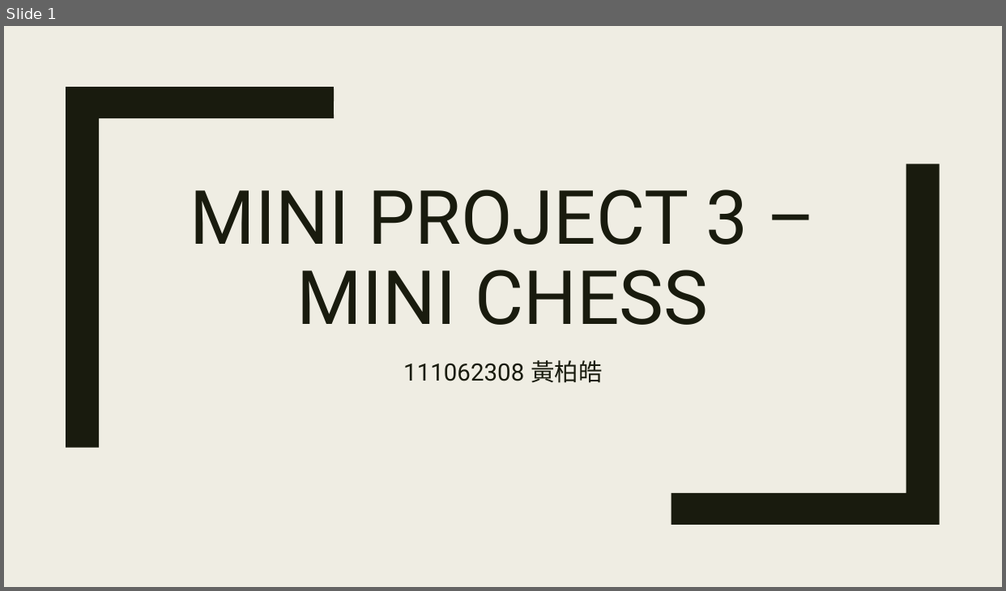
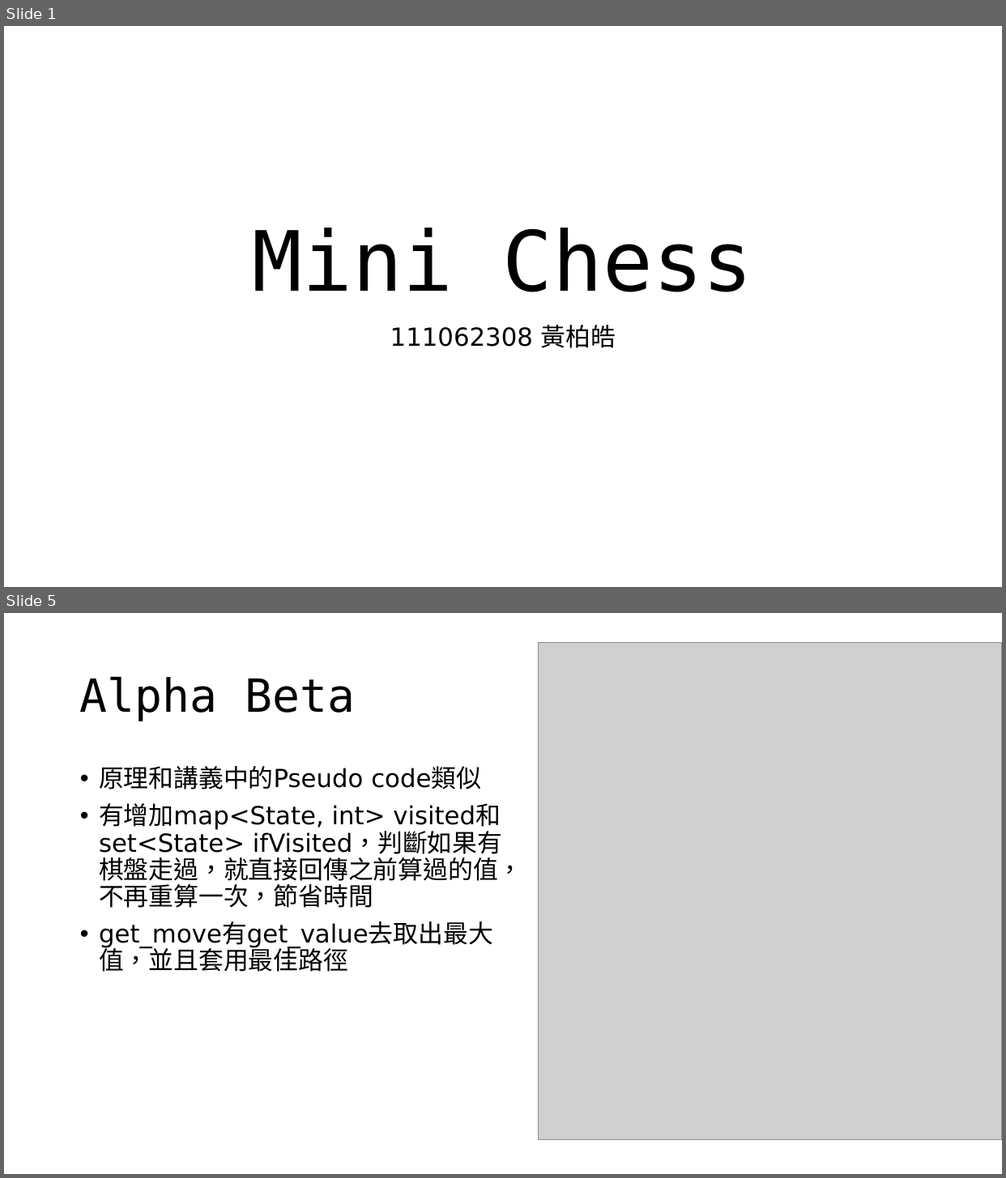
Before and after one commit to roywatermelon11370/Mini-project-3-Mini-chess, a slide deck: document/Report.pptx. Shown one above the other, each under a label of ours: slide 1 before the commit, slides 1 and 5 after it; the slides between them are not shown. The pictures are 1006x591 and 1006x1178 pixels, drawn with LibreOffice and Linux fonts; fonts in the diff are those of the drawing; grey boxes stand for pictures. Boxes give left, top, right and bottom in pixels: in the first picture for what was removed or moved away, otherwise in the second. Text is boxed around its words. In the diff, an @@ line names an element or a change of style, - is before the commit and + after.

```diff
--- a/document/Report.pptx
+++ b/document/Report.pptx
@@ slide 5 added at <box>4,613,1002,1174</box>, background #FFFFFF @@
@@ picture added at <box>538,643,1002,1140</box> @@
@@ title added at <box>80,676,356,722</box>, 44 pt, text #000000 @@
+Alpha Beta
@@ text added at <box>99,766,523,972</box>, 24 pt, text #000000 @@
+• 原理和講義中的Pseudo code類似
+• 有增加map<State, int> visited和set<State> ifVisited，判斷如果有棋盤走過，就直接回傳之前算過的值，不再重算一次，節省時間
+• get_move有get_value去取出最大值，並且套用最佳路徑
@@ slide 1 changed as well @@
@@ background #EFEDE3 to #FFFFFF @@
@@ freeform shape removed at <box>66,87,334,447</box> @@
@@ freeform shape removed at <box>671,164,940,525</box> @@
@@ title at <box>253,228,753,292</box>: text changed; size 72 to 80 pt; font Roboto to DejaVu Sans Mono; text colour #191B0E to #000000 @@
-MINI PROJECT 3 – MINI CHESS
+Mini Chess
@@ subtitle "111062308 黃柏皓": place and size @@
-subtitle "111062308 黃柏皓" at <box>403,361,603,383</box>
+subtitle "111062308 黃柏皓" at <box>390,325,616,348</box>
@@ subtitle "111062308 黃柏皓" at <box>390,325,616,348</box>: size 23 to 24 pt, font Roboto to DejaVu Sans, text colour #191B0E to #000000; line spacing 1.12 to 0.9; more space between paragraphs @@
```
Also in this commit, not shown: 1 other slide changed, 2 other slides added, 9 other files.
